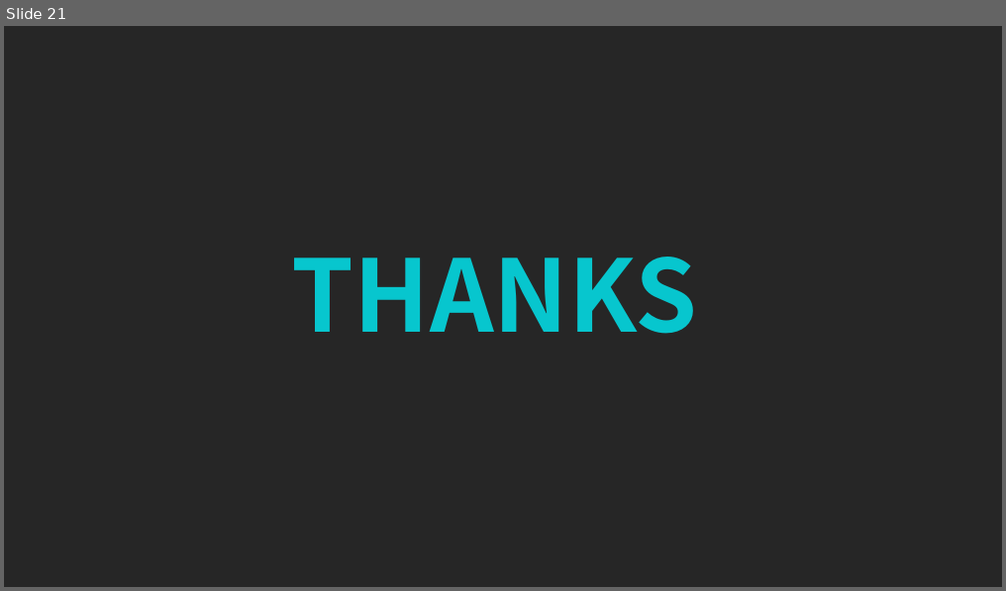
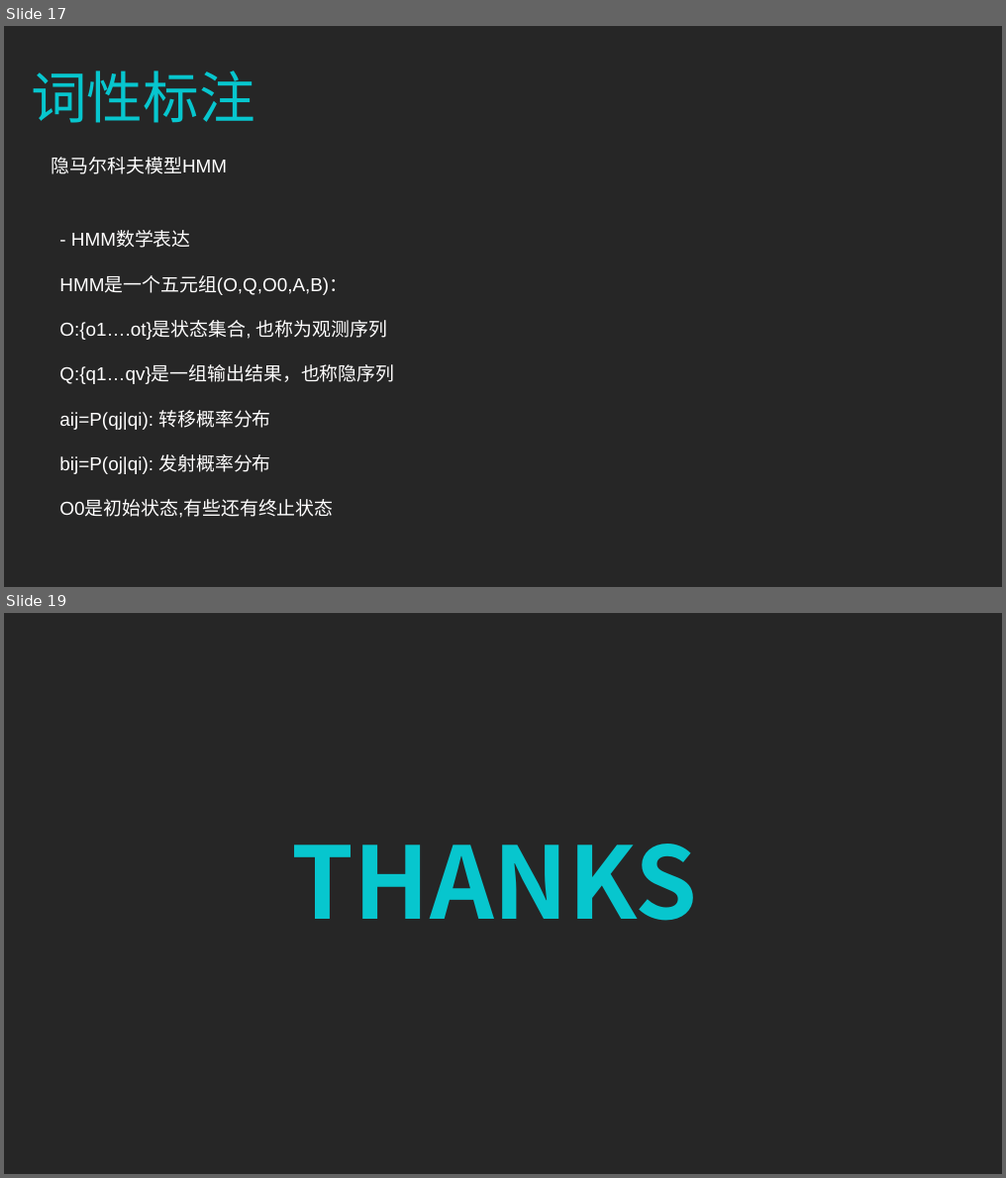
Before and after one commit to zhazhaxia/koa-project, a slide deck: routers/nlp/NLP分词.ppt. Shown one above the other, each under a label of ours: slide 21 before the commit, slides 17 and 19 after it; the slides between them are not shown. The pictures are 1006x591 and 1006x1178 pixels, drawn with LibreOffice and Linux fonts; fonts in the diff are those of the drawing. Boxes give left, top, right and bottom in pixels: in the first picture for what was removed or moved away, otherwise in the second. Text is boxed around its words. In the diff, an @@ line names an element or a change of style, - is before the commit and + after.

```diff
--- a/routers/nlp/NLP分词.ppt
+++ b/routers/nlp/NLP分词.ppt
@@ slide 17 added at bbox=[4, 26, 1002, 587], background #262626 @@
@@ text added at bbox=[31, 71, 255, 123], 54 pt, text #07C6CE @@
+词性标注
@@ text added at bbox=[52, 157, 227, 174], 18 pt, text #FFFFFF @@
+隐马尔科夫模型HMM
@@ text added at bbox=[59, 232, 394, 518], 18 pt, text #FFFEFE @@
+- HMM数学表达
+HMM是一个五元组(O,Q,O0,A,B)：
+O:{o1….ot}是状态集合, 也称为观测序列
+Q:{q1…qv}是一组输出结果，也称隐序列
+aij=P(qj|qi): 转移概率分布
+bij=P(oj|qi): 发射概率分布
+O0是初始状态,有些还有终止状态
@@ what was slide 21 is now slide 19 @@
```
Also in this commit, not shown: 13 other slides added, 16 slides removed, 1 other file.
